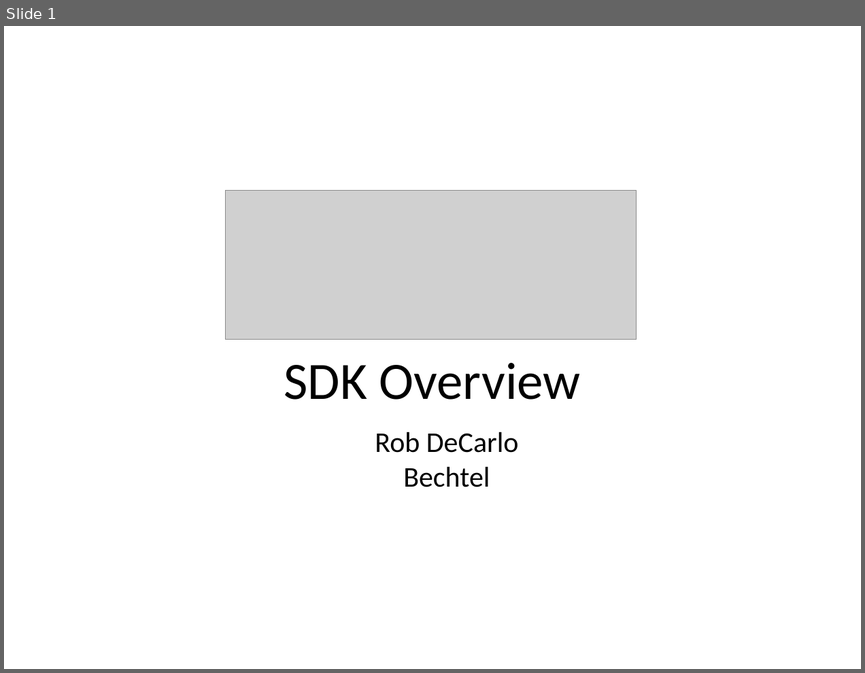
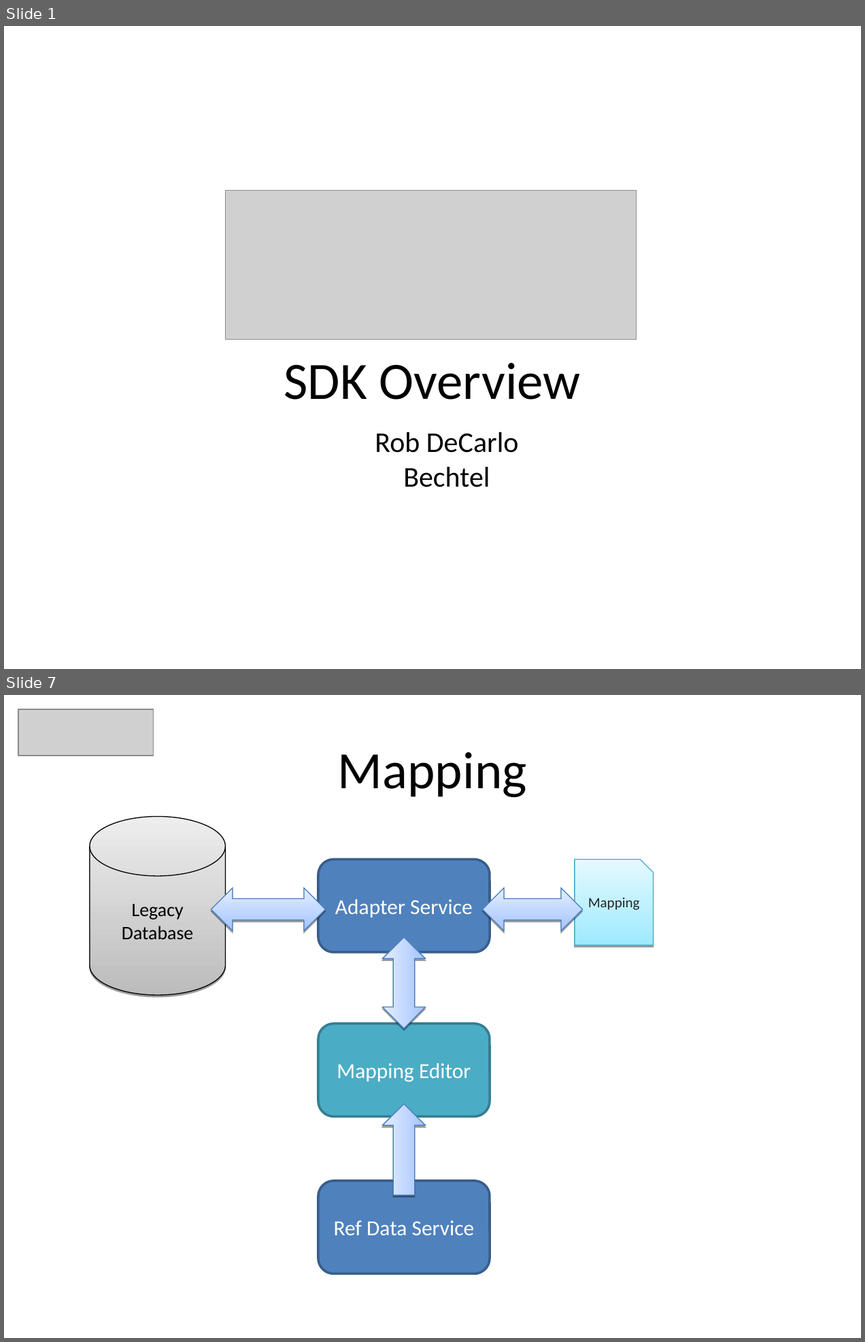
Before and after one commit to heyena/iring-tools, a slide deck: branches/2.0.x/Documentation/iRINGTools_SDK_Overview_v2.0.0.ppt. Shown one above the other, each under a label of ours: slide 1 before the commit, slides 1 and 7 after it; the slides between them are not shown. The pictures are 865x673 and 865x1342 pixels, drawn with LibreOffice and Linux fonts; fonts in the diff are those of the drawing; grey boxes stand for pictures; background and template pictures are left out. Boxes give left, top, right and bottom in pixels: in the first picture for what was removed or moved away, otherwise in the second. Text is boxed around its words. In the diff, an @@ line names an element or a change of style, - is before the commit and + after.

```diff
--- a/branches/2.0.x/Documentation/iRINGTools_SDK_Overview_v2.0.0.ppt
+++ b/branches/2.0.x/Documentation/iRINGTools_SDK_Overview_v2.0.0.ppt
@@ slide 7 added at <box>4,695,861,1338</box>, background #FFFFFF @@
@@ picture added at <box>18,709,154,756</box> @@
@@ text added at <box>338,752,527,798</box>, 44 pt, text #000000 @@
+Mapping
@@ cylinder added at <box>90,817,225,995</box>, fill gradient #BCBCBC to #EDEDED, outline #000000 0.74 pt, 16 pt, text #000000 @@
+Legacy Database
@@ rounded rectangle added at <box>318,860,490,952</box>, fill #4F81BD, outline #385D8A 2.01 pt, 18 pt, text #FFFFFF @@
+Adapter Service
@@ freeform shape added at <box>575,860,653,945</box>, fill gradient #9EEAFF to #E4F9FF, outline #46AAC5 0.74 pt, 12 pt, text #262626 @@
+Mapping
@@ left right arrow added at <box>211,888,325,930</box>, fill gradient #A3C4FF to #E5EEFF, outline #4A7EBB 0.74 pt @@
@@ left right arrow added at <box>482,888,582,930</box>, fill gradient #A3C4FF to #E5EEFF, outline #4A7EBB 0.74 pt @@
@@ left right arrow added at <box>382,938,425,1028</box>, fill gradient #A3C4FF to #E5EEFF, outline #4A7EBB 0.74 pt @@
@@ rounded rectangle added at <box>318,1023,490,1116</box>, fill #4BACC6, outline #357D91 2.01 pt, 18 pt, text #FFFFFF @@
+Mapping Editor
@@ left arrow added at <box>382,1104,425,1195</box>, fill gradient #A3C4FF to #E5EEFF, outline #4A7EBB 0.74 pt @@
@@ rounded rectangle added at <box>318,1181,490,1273</box>, fill #4F81BD, outline #385D8A 2.01 pt, 18 pt, text #FFFFFF @@
+Ref Data Service
```
Also in this commit, not shown: 8 slides changed, 7 other slides added, 5 slides removed, 1 other file.
